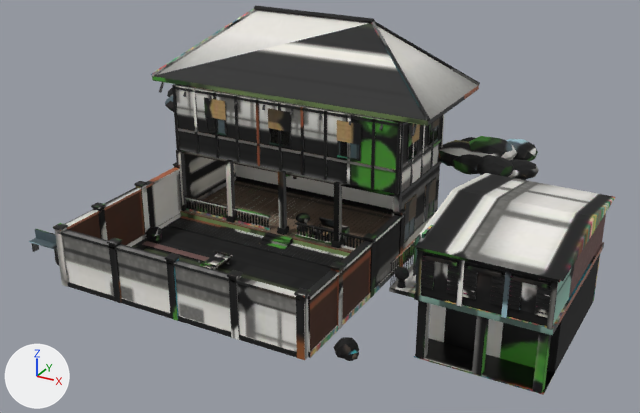
The glTF model public/models/valora-house-sg.glb as it was, and as the next commit left it.
Rendered twice from a 50 mm camera at (17.1, -24.9, 15.8) aimed at (2.2, 2.2, 2.2). The axes (+X, +Y, +Z) are drawn at lower left. The lights are the same throughout. The picture after the commit comes second. Vertices at exactly the same position are counted once.

Before the edit, the objects in view are built like this:
```python
me_lawn = bpy.data.meshes.new('lawn')
me_lawn.from_pydata(...)  # 14235 vertices, 25789 faces; spans x -9.0..12.5, y -4.3..10.0, z -0.6..8.8
me_lawn.materials.append(mat_grass)  # picture img_valora_sg_colour
me_lawn.materials.append(mat_pooltile)  # picture img_valora_sg_colour
me_lawn.materials.append(mat_coping)  # picture img_valora_sg_colour
me_lawn.materials.append(mat_deck_001)  # picture img_valora_sg_colour
me_lawn.materials.append(mat_black)  # picture img_valora_sg_colour
me_lawn.materials.append(mat_cushion)  # picture img_valora_sg_colour
me_lawn.materials.append(mat_ironwork)  # picture img_valora_sg_colour
me_lawn.materials.append(mat_leaf)  # picture img_valora_sg_colour
me_lawn.materials.append(mat_bougain)  # picture img_valora_sg_colour
me_lawn.materials.append(mat_brickpier)  # picture img_valora_sg_colour
me_lawn.materials.append(mat_white)  # picture img_valora_sg_colour
me_lawn.materials.append(mat_glass)  # picture img_valora_sg_colour
me_lawn.materials.append(mat_chick)  # picture img_valora_sg_colour
me_lawn.materials.append(mat_clay)  # picture img_valora_sg_colour
me_lawn.materials.append(mat_tiles)  # picture img_valora_sg_colour
me_lawn.materials.append(mat_mintsh)  # picture img_valora_sg_colour
me_lawn.materials.append(mat_pinksh)  # picture img_valora_sg_colour
me_lawn.materials.append(mat_peranakan)  # picture img_valora_sg_colour
me_lawn.materials.append(mat_teak)  # picture img_valora_sg_colour
me_lawn.materials.append(mat_char)  # picture img_valora_sg_colour
me_lawn.materials.append(mat_shutter)  # picture img_valora_sg_colour
me_lawn.materials.append(mat_trunk)  # picture img_valora_sg_colour
ob_valora_house_sg = bpy.data.objects.new('valora-house-sg', me_lawn)
ob_valora_house_sg.location = (0.0, 0.0, 0.0)
```
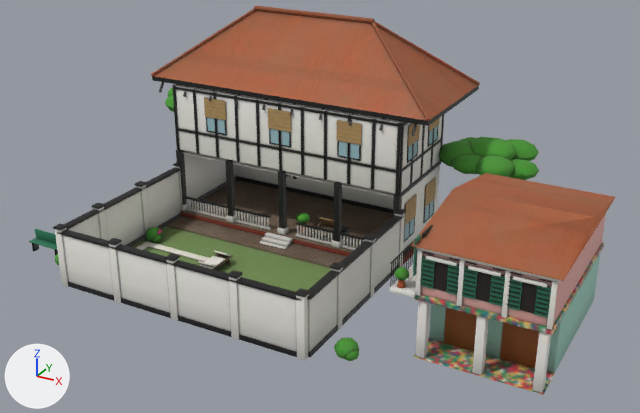
What differs and where, as boxes (x1, y1, x2, y2) in the pictures (640 x 413 px):
part 1 of me_lawn, added: after (184, 154, 236, 203)
part 2 of me_lawn, added: after (401, 165, 440, 250)
part 3 of me_lawn, added: after (207, 117, 225, 134)
part 4 of me_lawn, added: after (270, 128, 289, 146)
part 5 of me_lawn, added: after (339, 141, 359, 159)
part 6 of me_lawn, added: after (429, 125, 438, 145)
part 7 of me_lawn, added: after (408, 140, 418, 161)
part 8 of me_lawn, added: after (235, 164, 394, 209)
part 9 of me_lawn, cut back: before (33, 85, 606, 393); after (32, 84, 606, 393)
part 10 of me_lawn, surface changed: (29, 5, 615, 395) in both

The edits, one by one:
me_lawn is used by ob_valora_house_sg; location (0.0, 0.0, 0.0).
me_lawn had 14235 vertices, 25789 faces and spanned x -9.0..12.5, y -4.3..10.0, z -0.6..8.8.
me_lawn now has 21126 vertices, 39426 faces and spans x -9.0..12.5, y -4.3..10.0, z -0.6..8.8.
me_lawn part 1: the loose piece of 56 vertices spanning x -5.1..-4.9, y 2.9..3.1, z 0.3..3.0 is copied, and the copy is scaled about its middle by (0.604, 17.3, 0.996), then moved by (0.0, 2.0, 0.0), in mat_white (picture img_valora_sg_colour); it spans x -5.1..-4.9, y 3.0..7.0, z 0.3..3.0.
me_lawn part 2: the loose piece of 56 vertices spanning x 4.9..5.1, y 2.9..3.1, z 0.3..3.0 is copied, and the copy is scaled about its middle by (0.604, 17.3, 0.996), then moved by (0.0, 2.0, 0.0), in mat_white (picture img_valora_sg_colour); it spans x 4.9..5.1, y 3.0..7.0, z 0.3..3.0.
me_lawn part 3: a new loose piece, a box spanning x -3.425..-2.575, y 2.895..2.925, z 4.15..5.45, in mat_glass (picture img_valora_sg_colour).
me_lawn part 4: a new loose piece, a box spanning x -0.425..0.425, y 2.895..2.925, z 4.15..5.45, in mat_glass (picture img_valora_sg_colour).
me_lawn part 5: a new loose piece, a box spanning x 2.575..3.425, y 2.895..2.925, z 4.15..5.45, in mat_glass (picture img_valora_sg_colour).
me_lawn part 6: a new loose piece, a box spanning x 5.075..5.105, y 5.575..6.425, z 4.15..5.45, in mat_glass (picture img_valora_sg_colour).
me_lawn part 7: a new loose piece, a box spanning x 5.075..5.105, y 3.575..4.425, z 4.15..5.45, in mat_glass (picture img_valora_sg_colour).
me_lawn part 8: a new loose piece of 56 vertices spanning x -5.0..5.0, y 6.9..7.1, z 0.3..3.0, in mat_white (picture img_valora_sg_colour).
me_lawn part 9: 164 vertices moved within x -8.1..12.3, y -4.0..8.4, z -0.6..5.8; 914 vertices removed from x -9.0..12.4, y -4.3..9.9, z -0.1..4.3; 7541 vertices added at x -9.0..12.4, y -4.3..9.8, z -0.6..5.8.
me_lawn part 10: 18357 kept faces spanning x -9.0..12.5, y -4.3..10.0, z -0.6..8.8 get new texture (UV) coordinates.
Other edits to the shape of me_lawn do not show in these pictures.
